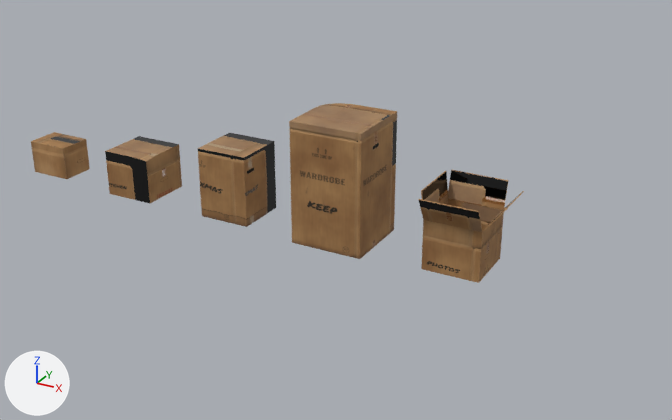
Renders of the FBX model art/boxes/out/Boxes.fbx from each side of a commit.
Before and after are seen from a camera (50 mm lens) standing at (24.7, -23.7, 12.7) and looking at (11.6, 0.2, 0.8). Arrows for +X, +Y and +Z are at lower left; the lights stay in place. The first picture is the older version. Vertices at exactly the same position are counted once.

The first picture shows 'Large', 'Medium', 'Open', 'Small', 'Wardrobe'.
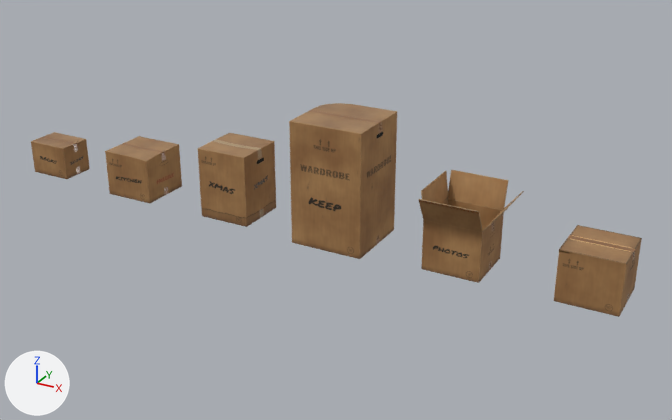
Not visible in the pictures: 'Marked_FlapLeft'.

Where the change shows, as pixel boxes (x1, y1, x2, y2) in the pictures (672 x 420 px):
'Marked_Body', added: after (554, 238, 642, 317)
'Marked_FlapFront', added: after (560, 238, 633, 264)
'Marked_FlapBack', added: after (570, 225, 641, 249)
'Marked_TapeRight', added: after (600, 242, 635, 252)
'Marked_TapeLeft', added: after (568, 235, 602, 245)
'Marked_Seam', added: after (572, 235, 631, 252)
part 1 of me_open, surface changed: (418, 170, 509, 283) in both
part 2 of me_medium, surface changed: (105, 136, 182, 203) in both
part 3 of me_large, surface changed: (198, 133, 276, 225) in both

Edits to the bpy script that builds the scene:
```text
Change me_large:
    where me_large.from_pydata(...)  # 164 vertices, 146 faces; spans x -0.93..0.93, y -0.93..0.93, z 0.0..2.4
    me_large part 3: texture (UV) coordinates of 146 of 146 faces, centred in x -0.93..0.93, y -0.93..0.93, z 0.0..2.4, changed; they spanned u 0.43..0.84, v 0.01..0.57 and now span u 0.4..0.78, v 0.01..0.53
Change me_open:
    where me_open.from_pydata(...)  # 437 vertices, 370 faces; spans x -1.01..1.45, y -1.32..1.12, z 0.0..2.5
    me_open part 1: texture (UV) coordinates of 370 of 370 faces, centred in x -0.99..1.44, y -1.31..1.1, z 0.0..2.5, changed; they spanned u 0.01..0.99, v 0.4..0.93 and now span u 0.01..0.91, v 0.37..0.98
Change me_medium:
    where me_medium.from_pydata(...)  # 124 vertices, 106 faces; spans x -0.92..0.92, y -0.92..0.92, z 0.0..1.6
    me_medium part 2: texture (UV) coordinates of 106 of 106 faces, centred in x -0.92..0.92, y -0.92..0.92, z 0.0..1.6, changed; they spanned u 0.01..0.96, v 0.4..0.79 and now span u 0.01..0.89, v 0.37..0.73
Add me_marked_seam:
    me_marked_seam.from_pydata([(-0.83, 0.1, 0.0), (0.83, 0.1, 0.0), (0.83, 0.14, 0.0), (-0.83, 0.14, 0.0), (-0.83, -0.14, 0.0), (0.83, -0.14, 0.0), (0.83, -0.1, 0.0), (-0.83, -0.1, 0.0)], [], [(0, 1, 2, 3), (4, 5, 6, 7)])
    me_marked_seam.materials.append(mat_seam)  # beige #e3b883
Add ob_marked_flapleft:
    ob_marked_flapleft = bpy.data.objects.new('Marked_FlapLeft', me_marked_flapleft)  # 52 vertices, 41 faces; spans x 0.0..0.9, y -0.9..0.9, z -0.03..0.0
    ob_marked_flapleft.location = (19.1, 0.0, 1.57)
Add ob_marked_flapback:
    ob_marked_flapback = bpy.data.objects.new('Marked_FlapBack', me_marked_flapback)  # 52 vertices, 41 faces; spans x -0.9..0.9, y -0.9..0.0, z -0.03..0.0
    ob_marked_flapback.location = (20.0, 0.9, 1.6)
Add ob_marked_body:
    ob_marked_body = bpy.data.objects.new('Marked_Body', me_marked_body)  # 256 vertices, 206 faces; spans x -0.92..0.92, y -0.92..0.92, z 0.0..1.6
    ob_marked_body.location = (20.0, 0.0, 0.0)
Add ob_marked_seam:
    ob_marked_seam = bpy.data.objects.new('Marked_Seam', me_marked_seam)
    ob_marked_seam.location = (20.0, 0.0, 1.6)
Add ob_marked_tapeleft:
    ob_marked_tapeleft = bpy.data.objects.new('Marked_TapeLeft', me_marked_tapeleft)  # 8 vertices, 2 faces; spans x 0.0..0.9, y -0.1..0.1, z -0.002..0.0
    ob_marked_tapeleft.location = (19.1, 0.0, 1.6)
Add ob_marked_flapfront:
    ob_marked_flapfront = bpy.data.objects.new('Marked_FlapFront', me_marked_flapfront)  # 52 vertices, 41 faces; spans x -0.9..0.9, y 0.0..0.9, z -0.03..0.0
    ob_marked_flapfront.location = (20.0, -0.9, 1.6)
Add ob_marked_taperight:
    ob_marked_taperight = bpy.data.objects.new('Marked_TapeRight', me_marked_taperight)  # 8 vertices, 2 faces; spans x -0.9..0.0, y -0.1..0.1, z -0.002..0.0
    ob_marked_taperight.location = (20.9, 0.0, 1.6)
```
